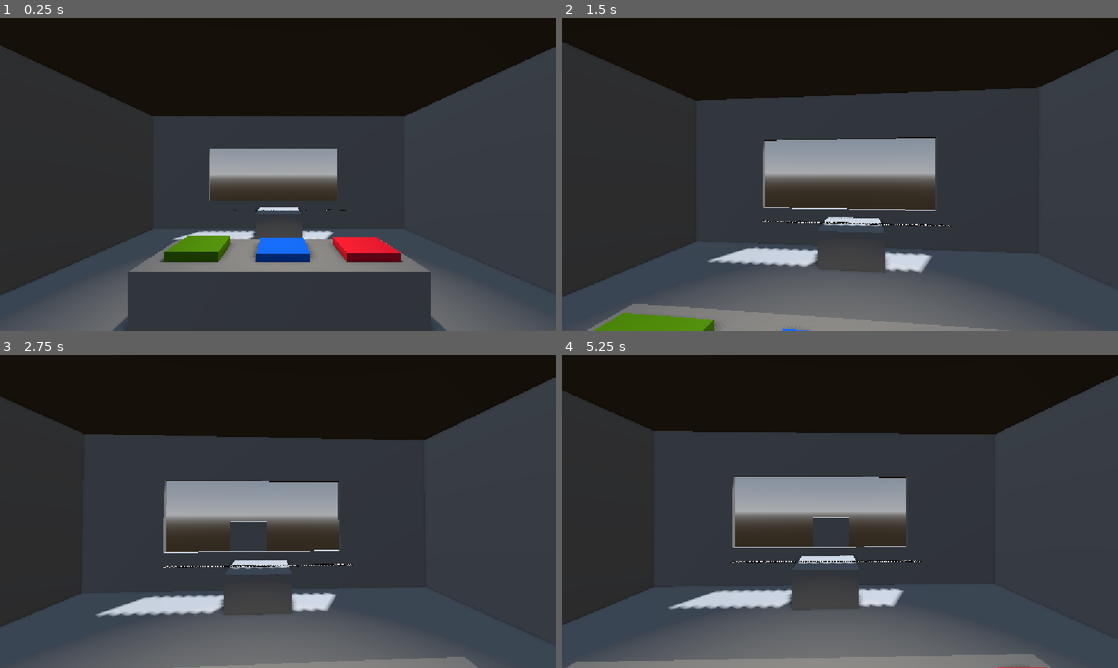
Above: before the commit, frames 1-4 (two rows, left to right).
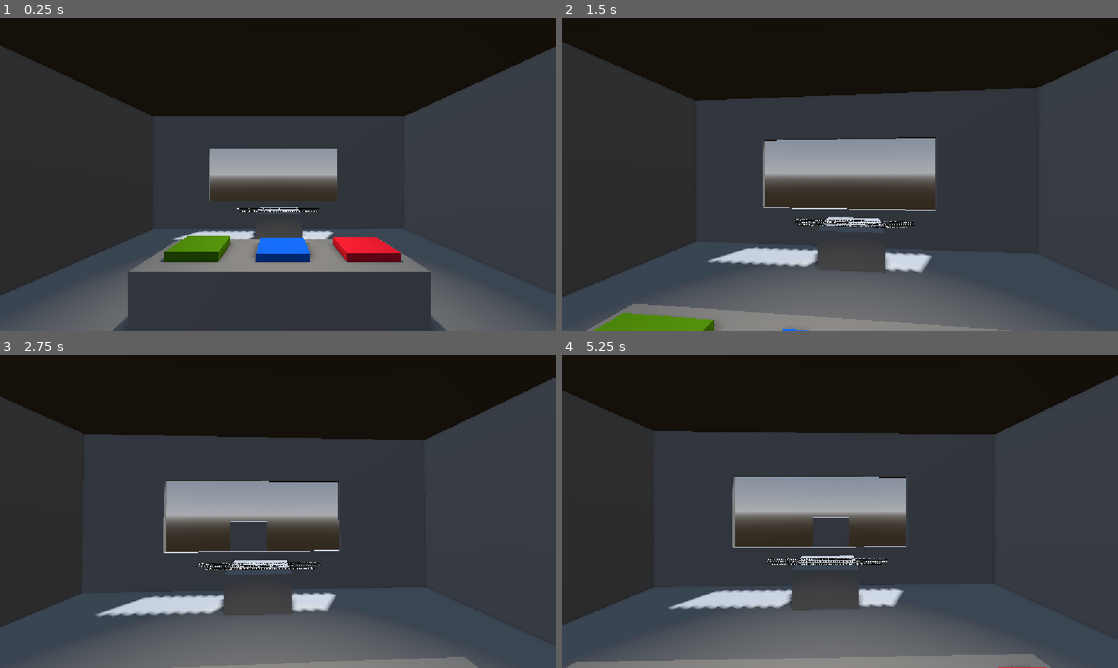
Above: after the commit, the same moments.

Repository: RolicsVin/AZS
Game: Godot game, scene res://scenes/game.tscn
The game is run twice, just before and just after one commit, with the same random seed, the same clock (stepped at 60 frames per second) and the same inputs.
Inputs (mouse positions are in pixels of both pictures, inside the frame that each line leads up to):
- Up to frame 1 (0.25 s): no input
- Up to frame 2 (1.5 s): tap Enter (ui_accept) at 0.5, 0.77, 1.25 s; move the mouse to (867, 174) at 0.52 s; hold Up (ui_up) from 0.53 s (still down); click (867, 174) at 0.6 s; move the mouse to (812, 174) at 1.27 s; click (812, 174) at 1.35 s
- Up to frame 3 (2.75 s): keep holding Up (ui_up); tap Enter (ui_accept) at 1.52, 2 s; move the mouse to (289, 505) at 2.02 s; click (289, 505) at 2.1 s
- Up to frame 4 (5.25 s): keep holding Up (ui_up); move the mouse to (834, 517) at 2.77 s; click (834, 517) at 2.85 s; tap Enter (ui_accept) at 3.02, 3.5, 3.77, 4.25, 4.52, 5 s; move the mouse to (878, 514) at 3.52 s; click (878, 514) at 3.6 s; move the mouse to (795, 508) at 4.27 s; click (795, 508) at 4.35 s; move the mouse to (845, 511) at 5.02 s; click (845, 511) at 5.1 s

The runs differ from the first frame. In frame 1, 0.1% of the frame differs, in the area x 42-63%, y 60-62%; in frame 2, 0.3%; in frame 3, 0.4%; in frame 4, 0.4%, in the area x 30-65%, y 64-68%.

Commit message:
The dialogue system has been reworked

Diff:
--- /dev/null
+++ b/assets/ui/choise_button.tscn
@@ -0,0 +1,18 @@
+[gd_scene format=3 uid="uid://t81okwm581ti"]
+
+[sub_resource type="GDScript" id="GDScript_dinhu"]
+resource_name = "button"
+script/source = "extends Button
+
+signal choised(choise: Choise)
+
+@export var choise: Choise
+
+
+func _pressed() -> void:
+	choised.emit(choise)
+"
+
+[node name="ChoiseButton" type="Button" unique_id=300677169]
+theme_override_font_sizes/font_size = 7
+script = SubResource("GDScript_dinhu")
--- a/core/classes/gameplay/Character.gd
+++ /dev/null
@@ -1,10 +0,0 @@
-## Класс персонажа.
-## Сожержит в себе данные персонажа.
-class_name Character extends Resource
-
-
-@export var resume: String ## Резюме персонажа
-@export var social_networks: Array[String] ## Посты в социльных сетях
-
-@export var start_phrase: String
-@export var dialogs: Dictionary[String, Array] ## Диалоги. Формат: ключ-str; значение-list[str]
--- a/core/classes/gameplay/car.gd
+++ b/core/classes/gameplay/car.gd
@@ -28,9 +28,9 @@
 	return character.social_networks
 
 
-func get_dialogs() -> Dictionary[String, Array]:
-	return character.dialogs
+func get_dialogs() -> Array: ## первый элемент - диалоги(Array[LinearDialog]), второй - выборы(Array[Choise])
+	return [character.dialogs, character.choises]
 
 
-func get_start_phrase() -> String:
-	return character.start_phrase
+func get_start_phrase() -> LinearDialog:
+	return character.start_dialog
--- /dev/null
+++ b/core/classes/resources/character.gd
@@ -0,0 +1,11 @@
+## Класс персонажа.
+## Сожержит в себе данные персонажа.
+class_name Character extends Resource
+
+
+@export_multiline var resume: String ## Резюме персонажа
+@export_multiline var social_networks: Array[String] ## Посты в социльных сетях
+
+@export var start_dialog: LinearDialog ## Стартовый диалог
+@export var dialogs: Array[LinearDialog] ## Диалоги, которые содержатся в персонаже
+@export var choises: Array[Choise] ## Выборы, которые содержатся в персонаже
--- /dev/null
+++ b/core/classes/resources/choise.gd
@@ -0,0 +1,4 @@
+class_name Choise extends Resource
+
+## ключ - название выбор; значение - Имя проигрываемого диалога, при этом выборе
+@export var choises: Dictionary[String, LinearDialog]
--- /dev/null
+++ b/core/classes/resources/linear_dialog.gd
@@ -0,0 +1,5 @@
+class_name LinearDialog extends Resource
+
+
+@export var replicas: Array[String]
+@export var choise: Choise
--- /dev/null
+++ b/core/classes/ui/circular_container.gd
@@ -0,0 +1,76 @@
+## Размещает свои дочерние узлы по кругу.
+@tool
+class_name CircularContainer extends Container
+
+## Радиус окружности.
+@export_range(0.0, 2000.0, 1.0, "or_greater")
+var radius: float = 100.0:
+	set(value):
+		radius = value
+		queue_sort()
+
+## Начальный угол в градусах.
+@export_range(-360.0, 360.0, 1.0)
+var start_angle: float = -90.0:
+	set(value):
+		start_angle = value
+		queue_sort()
+
+## Дополнительное вращение всей окружности.
+@export_range(-360.0, 360.0, 1.0)
+var rotation_offset: float = 0.0:
+	set(value):
+		rotation_offset = value
+		queue_sort()
+
+## Распределять элементы по часовой стрелке.
+@export
+var clockwise: bool = true:
+	set(value):
+		clockwise = value
+		queue_sort()
+
+
+func _notification(what: int) -> void:
+	if what == NOTIFICATION_SORT_CHILDREN:
+		_arrange_children()
+
+
+func _arrange_children() -> void:
+	var children: Array[Control] = []
+
+	for child in get_children():
+		if child is Control and not child.top_level:
+			children.append(child)
+
+	var count := children.size()
+	if count == 0:
+		return
+
+	var center := size / 2.0
+	var direction := 1.0 if clockwise else -1.0
+
+	for i in range(count):
+		var child := children[i]
+
+		var angle := deg_to_rad(
+			start_angle + rotation_offset +
+			direction * (360.0 / count) * i
+		)
+
+		var position := center + Vector2(
+			cos(angle),
+			sin(angle)
+		) * radius
+
+		# Центрируем сам элемент относительно точки окружности.
+		position -= child.size / 2.0
+
+		fit_child_in_rect(
+			child,
+			Rect2(position, child.size)
+		)
+
+
+func _notification_resized() -> void:
+	queue_sort()
--- a/project.godot
+++ b/project.godot
@@ -22,12 +22,14 @@
 
 [display]
 
+window/size/mode=2
 window/stretch/mode="canvas_items"
 window/stretch/aspect="expand"
 
 [file_customization]
 
 folder_colors={
+"res://assets/ui/": "green",
 "res://core/": "red"
 }
 
--- a/scenes/dialog.gd
+++ b/scenes/dialog.gd
@@ -1,48 +1,57 @@
 ## Скрипт для диалогов, между персонажами
-extends Panel
+extends Control
 
-@export var container: HBoxContainer
+@export var container: CircularContainer
+@export var button: PackedScene
 
-var curent_dialog: Array
+var curent_dialog: LinearDialog
 var id: int = -1 ## Текущей номер фразы. В начале фразы нет, поэтому -1
 
 
-func start_dialog(dialogs: Dictionary[String, Array], start_phrase: String) -> void:
+func start_dialog(dialogs: Array, start_phrase: LinearDialog) -> void:
 	show()
 	get_parent().show()
+	play(start_phrase)
 
-	$Label.text = start_phrase # Устанавливаем приветствие
+
+func _process(_delta: float) -> void:
+	if Input.is_action_just_pressed("left_mouse"):
+		if not curent_dialog or not curent_dialog.replicas:
+			return
+		next()
+
+
+func play(dialog: LinearDialog) -> void: ## Запустить диалог
 	id = -1 # Сбрасываем id назад
+	curent_dialog = dialog
+	# логично было бы вызывать next(), но он срабатывает в _process
 
-	curent_dialog = [] # Сбрасываем текущий диалог
-	clear_questions()
 
-	for question in dialogs: # Создаём новые вопросы
-		var button = Button.new()
-		button.text = question
-		button.pressed.connect(play.bind(dialogs[question]))
+func next() -> void: ## Покажет следующий текст
+	if not curent_dialog or not curent_dialog.replicas:
+		return
+	id += 1
+
+	if id > len(curent_dialog.replicas) - 1:
+		qustions(curent_dialog.choise)
+		$Label.text = ''
+		return
+
+	$Label.text = curent_dialog.replicas[id]
+
+
+func qustions(choise: Choise) -> void:
+	clear_choises()
+
+	for c in choise.choises: # Создаём новые вопросы
+		var button: Button = button.instantiate()
+		button.text = c
+		button.choise = choise.choises[c]
+		button.choised.connect(play)
 
 		container.add_child(button)
 
 
-func _process(delta: float) -> void:
-	if Input.is_action_just_pressed("left_mouse"):
-		next()
-
-
-func play(dialog: Array) -> void: ## Запустить диалог
-	id = -1 # Сбрасываем id назад
-	curent_dialog = dialog
-	next()
-
-
-func next() -> void: ## Покажет следующий текст
-	if not curent_dialog:
-		return
-	id = clamp(id + 1, 0, len(curent_dialog) - 1)
-	$Label.text = curent_dialog[id]
-
-
-func clear_questions() -> void: ## Очистит список вопросов
+func clear_choises() -> void: ## Очистит список вопросов
 	for child in container.get_children(): # Очищаем все предыдущие вопросы
 		child.queue_free()
--- a/scenes/game.gd
+++ b/scenes/game.gd
@@ -7,7 +7,7 @@
 @export var ui: Control ## Пользовательский интерфейс
 @export var resume: Node3D ## Узел для отображения резюме кандидата
 @export var web: Panel ## Панель для отображения социальных сетей кандидата
-@export var dialog: Panel ## диалог с кандидатом
+@export var dialog: Control ## диалог с кандидатом
 
 var index: int = -1 ## Номер текущей машины. В начале машины нет, поэтому -1
 var current_car: Car ## Текущая машина
--- a/scenes/game.tscn
+++ b/scenes/game.tscn
@@ -4,10 +4,14 @@
 [ext_resource type="PackedScene" uid="uid://dsudxosaviuxx" path="res://assets/player/player.tscn" id="2_yqjtg"]
 [ext_resource type="Script" uid="uid://clmjcoqlf4st7" path="res://scenes/resume.gd" id="3_iywne"]
 [ext_resource type="Script" uid="uid://gcg38oqbhffp" path="res://core/classes/gameplay/car.gd" id="3_lnu2h"]
-[ext_resource type="Script" uid="uid://tic1p5mu7nxj" path="res://core/classes/gameplay/character.gd" id="3_p57ef"]
+[ext_resource type="Script" uid="uid://tic1p5mu7nxj" path="res://core/classes/resources/character.gd" id="3_p57ef"]
+[ext_resource type="Script" uid="uid://xy3l37ktt48x" path="res://core/classes/resources/choise.gd" id="3_vtaks"]
+[ext_resource type="Script" uid="uid://cqdq3s3etltn0" path="res://core/classes/resources/linear_dialog.gd" id="4_kvpfn"]
 [ext_resource type="Script" uid="uid://bjs4mlnnvenhf" path="res://scenes/panel.gd" id="4_lbhrr"]
 [ext_resource type="Script" uid="uid://bgmdgnweoav8o" path="res://core/classes/gameplay/area_button.gd" id="4_u5sy4"]
 [ext_resource type="Script" uid="uid://cuomswlv4mlrx" path="res://scenes/dialog.gd" id="8_gee14"]
+[ext_resource type="PackedScene" uid="uid://t81okwm581ti" path="res://assets/ui/choise_button.tscn" id="11_dinhu"]
+[ext_resource type="Script" uid="uid://ob2eebenxy77" path="res://core/classes/ui/circular_container.gd" id="11_kvpfn"]
 
 [sub_resource type="ProceduralSkyMaterial" id="ProceduralSkyMaterial_uwrxv"]
 sky_horizon_color = Color(0.66224277, 0.6717428, 0.6867428, 1)
@@ -25,15 +29,45 @@
 glow_enabled = true
 adjustment_enabled = true
 
+[sub_resource type="Resource" id="Resource_dinhu"]
+script = ExtResource("4_kvpfn")
+replicas = Array[String](["Рыбак: Третий день уже. Жена старается не показывать, но я вижу, как она переживает. Хоть бы сегодня повезло..."])
+metadata/_custom_type_script = "uid://cqdq3s3etltn0"
+
+[sub_resource type="Resource" id="Resource_trtic"]
+script = ExtResource("4_kvpfn")
+replicas = Array[String](["Рыбак: Да уж, вижу, человечности тут не осталось. Ладно, сам как-нибудь справлюсь."])
+metadata/_custom_type_script = "uid://cqdq3s3etltn0"
+
+[sub_resource type="Resource" id="Resource_kvuet"]
+script = ExtResource("3_vtaks")
+choises = Dictionary[String, ExtResource("4_kvpfn")]({
+"Агрессивно: Мне плевать, кто у тебя там голодный. Бензин не раздают бесплатно.": SubResource("Resource_trtic"),
+"С сочувствием: Тяжело тебе, наверное... Давно ничего не ловил?": SubResource("Resource_dinhu")
+})
+metadata/_custom_type_script = "uid://xy3l37ktt48x"
+
+[sub_resource type="Resource" id="Resource_kvpfn"]
+script = ExtResource("4_kvpfn")
+replicas = Array[String](["Рыбак: Здорово. Слушай, мне бы немного бензина.", "Литров десять, если найдётся.", "Игрок: Зачем столько?", "Рыбак: На озере ещё осталась рыба. Но близко к берегу уже пусто.", "Придётся идти дальше. Дома дети голодные, понимаешь?"])
+choise = SubResource("Resource_kvuet")
+metadata/_custom_type_script = "uid://cqdq3s3etltn0"
+
 [sub_resource type="Resource" id="Resource_iywne"]
 script = ExtResource("3_p57ef")
-resume = "Это моё резюме, пропустите меня, пожалуйста)))"
-social_networks = Array[String](["Пост1: Я олигарх и у меня много бензина", "Пост2: Бензин", "Пост3: ХЗ чо писать)"])
-start_phrase = "Привет!"
-dialogs = Dictionary[String, Array]({
-"Как ваши дела?": ["Отлично!", "А как ваши?"],
-"Что везёте?": ["Себя"]
-})
+resume = "Я рыбак, и у мне нужно топливо,
+чтобы рыбачит на своей лодке.
+Мне нечем кормить семью"
+social_networks = Array[String](["Пост №1 — за несколько месяцев до кризиса
+
+Фото: утренний улов на фоне озера
+
+Вот это я понимаю — удачная рыбалка! Сегодня даже пришлось второй раз возвращаться к берегу. Жена уже шутит, что скоро рыбу из дома выгонять придётся. Всем хорошего клёва!", "Пост №2 — начало кризиса
+
+Фото: лодка у пустого берега
+
+Что-то совсем невесело стало. Бензин дорожает, снасти дорожают, а рыбы всё меньше. Сегодня впервые за много лет вернулся домой с пустыми руками. Надеюсь, скоро всё наладится."])
+start_dialog = SubResource("Resource_kvpfn")
 metadata/_custom_type_script = "uid://tic1p5mu7nxj"
 
 [sub_resource type="Animation" id="Animation_iywne"]
@@ -113,11 +147,6 @@
 script = ExtResource("3_p57ef")
 resume = "У меня нет резюме)"
 social_networks = Array[String](["Пост1:Я ест ьв ТГ", "Пост2:И ВК)"])
-start_phrase = "Я приехал к вам"
-dialogs = Dictionary[String, Array]({
-"Ваша любимая еда?": ["То, что мне нравится"],
-"Откуда вы?": ["Планета земля"]
-})
 metadata/_custom_type_script = "uid://tic1p5mu7nxj"
 
 [sub_resource type="Resource" id="Resource_gee14"]
@@ -176,7 +205,7 @@
 ui = NodePath("UI")
 resume = NodePath("Resume")
 web = NodePath("UI/Control/Panel")
-dialog = NodePath("UI/Dialog/Panel")
+dialog = NodePath("UI/Dialog")
 
 [node name="Light" type="Node3D" parent="." unique_id=653589676]
 
@@ -196,7 +225,7 @@
 [node name="Cars" type="Node3D" parent="." unique_id=537433337]
 
 [node name="Car" type="Node3D" parent="Cars" unique_id=463594966 node_paths=PackedStringArray("anim")]
-transform = Transform3D(1, 0, 0, 0, 1, 0, 0, 0, 1, -19.501451, 0, -5.583511)
+transform = Transform3D(1, 0, 0, 0, 1, 0, 0, 0, 1, 0.006052017, 0, -5.583511)
 visible = false
 script = ExtResource("3_lnu2h")
 character = SubResource("Resource_iywne")
@@ -385,7 +414,6 @@
 jump_velocity = 0.1
 
 [node name="UI" type="Control" parent="." unique_id=197028051]
-visible = false
 layout_mode = 3
 anchors_preset = 15
 anchor_right = 1.0
@@ -428,9 +456,8 @@
 size_flags_horizontal = 3
 size_flags_vertical = 3
 
-[node name="Dialog" type="Control" parent="UI" unique_id=624629380]
-visible = false
-custom_minimum_size = Vector2(0, 200)
+[node name="Dialog" type="Control" parent="UI" unique_id=624629380 node_paths=PackedStringArray("container")]
+custom_minimum_size = Vector2(200, 200)
 layout_mode = 1
 anchors_preset = 12
 anchor_top = 1.0
@@ -438,37 +465,28 @@
 anchor_bottom = 1.0
 grow_horizontal = 2
 grow_vertical = 0
-
-[node name="Panel" type="Panel" parent="UI/Dialog" unique_id=58255931 node_paths=PackedStringArray("container")]
+script = ExtResource("8_gee14")
+container = NodePath("CircularContainer")
+button = ExtResource("11_dinhu")
+
+[node name="CircularContainer" type="Container" parent="UI/Dialog" unique_id=1825434233]
 layout_mode = 1
 anchors_preset = 15
 anchor_right = 1.0
 anchor_bottom = 1.0
 grow_horizontal = 2
 grow_vertical = 2
-script = ExtResource("8_gee14")
-container = NodePath("../HBoxContainer")
-
-[node name="Label" type="Label" parent="UI/Dialog/Panel" unique_id=1538048693]
+script = ExtResource("11_kvpfn")
+start_angle = 0.0
+metadata/_custom_type_script = "uid://ob2eebenxy77"
+
+[node name="Label" type="Label" parent="UI/Dialog" unique_id=1985374353]
 layout_mode = 1
 anchors_preset = 15
 anchor_right = 1.0
 anchor_bottom = 1.0
 grow_horizontal = 2
 grow_vertical = 2
-horizontal_alignment = 1
-vertical_alignment = 1
-
-[node name="HBoxContainer" type="HBoxContainer" parent="UI/Dialog" unique_id=1599729028]
-layout_mode = 1
-anchors_preset = 12
-anchor_top = 1.0
-anchor_right = 1.0
-anchor_bottom = 1.0
-offset_top = -305.0
-offset_bottom = -204.0
-grow_horizontal = 2
-grow_vertical = 0
 
 [node name="Label" type="Label" parent="UI" unique_id=1609445190]
 visible = false
@@ -485,6 +503,7 @@
 vertical_alignment = 1
 
 [node name="Button" type="Button" parent="UI" unique_id=1068076007]
+visible = false
 layout_mode = 1
 anchors_preset = 2
 anchor_top = 1.0
Renamed: core/classes/gameplay/Character.gd.uid -> core/classes/resources/character.gd.uid
Not shown, added: core/classes/resources/choise.gd.uid
Not shown, added: core/classes/resources/linear_dialog.gd.uid
Not shown, added: core/classes/ui/circular_container.gd.uid
